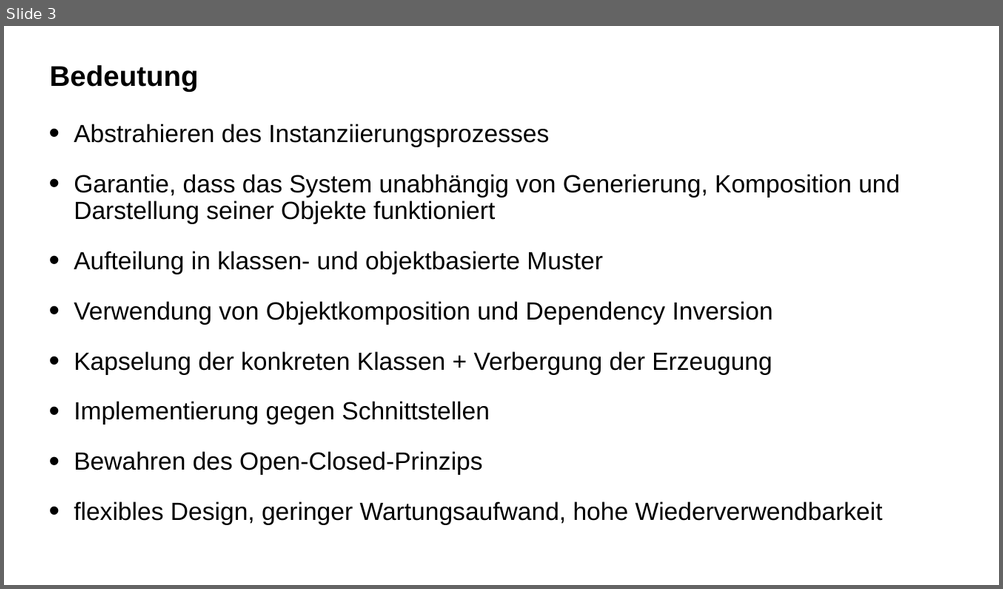
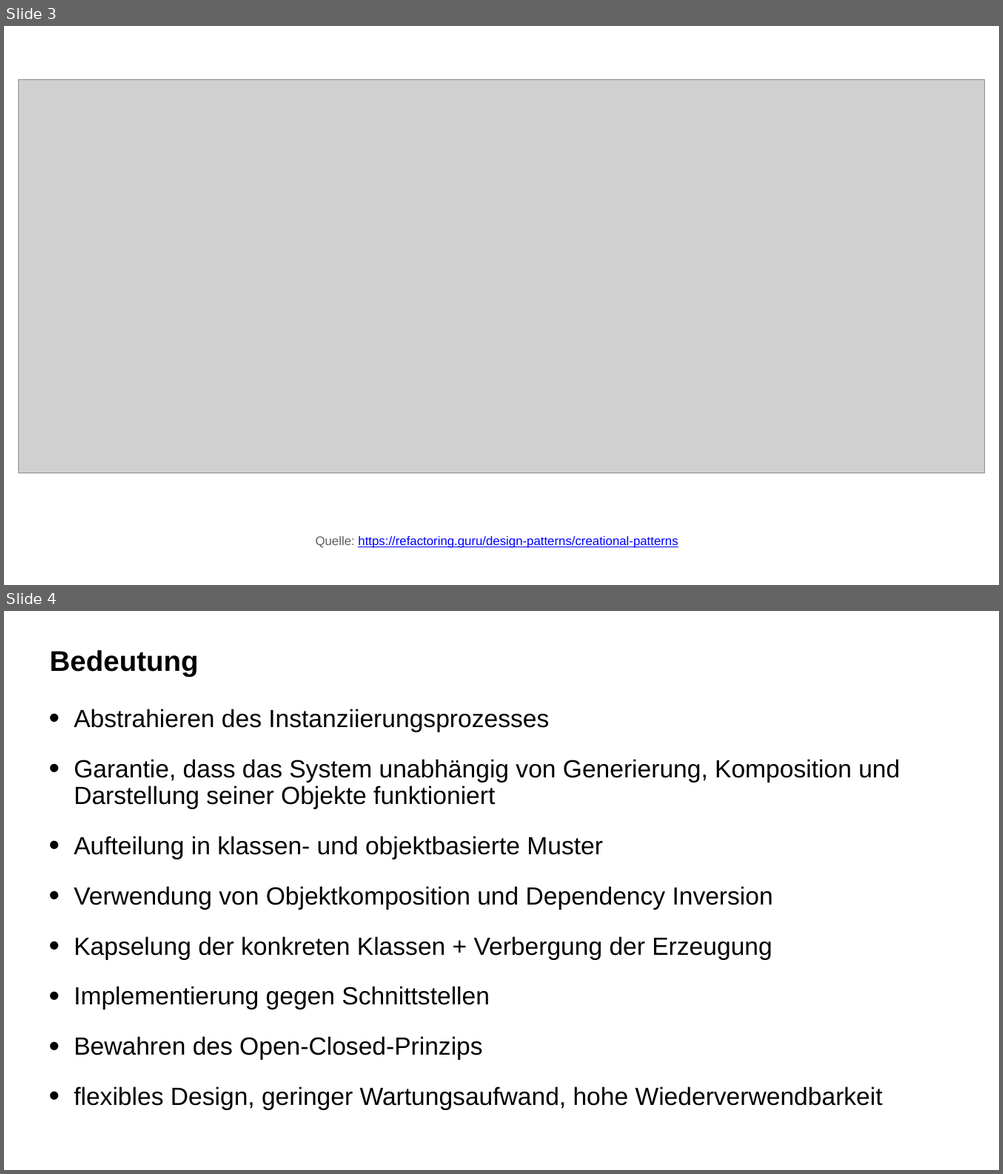
Before and after one commit to Itchimonji/design-patterns-in-angular, a slide deck: presentations/Creational_Patterns_GER.pptx. Shown one above the other, each under a label of ours: slide 3 before the commit, slides 3 and 4 after it. The pictures are 1003x589 and 1003x1174 pixels, drawn with LibreOffice and Linux fonts; fonts in the diff are those of the drawing; grey boxes stand for pictures. Boxes give left, top, right and bottom in pixels: in the first picture for what was removed or moved away, otherwise in the second. Text is boxed around its words. In the diff, an @@ line names an element or a change of style, - is before the commit and + after.

Commit message:
refactor(): update presentations in GER

```diff
--- a/presentations/Creational_Patterns_GER.pptx
+++ b/presentations/Creational_Patterns_GER.pptx
@@ slide 3 added at [4, 26, 999, 585], background #FFFFFF @@
@@ picture added at [19, 79, 984, 474] @@
@@ text added at [316, 536, 677, 548], 24 pt, text #0000FF, underline @@
+Quelle: https://refactoring.guru/design-patterns/creational-patterns
@@ what was slide 3 is now slide 4 @@
```
Also in this commit, not shown: 2 other files.
